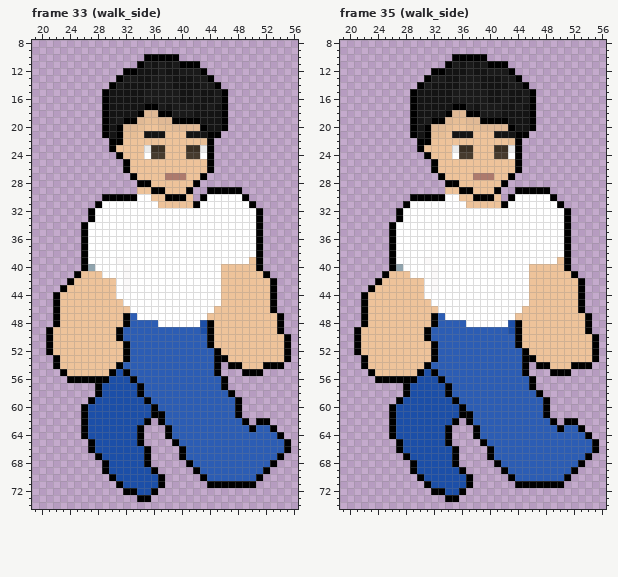
Pixel-art file: Entities/Player/resource/Character-Male.aseprite. The first picture shows the starting point.
75x75 pixels, 36 frames. Colours within 5 levels of each other are drawn and written as one. Shown: frame 33 (walk_side): x 19..56, y 8..74; frame 35 (walk_side): x 19..56, y 8..74.
After the commit:
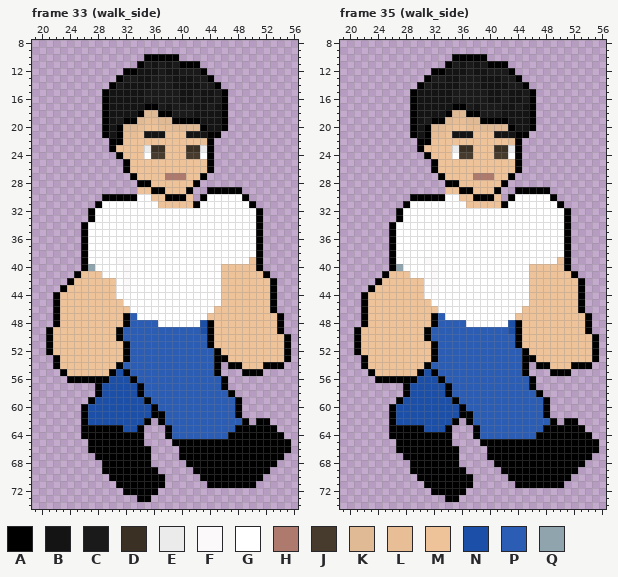
Palette (. is transparent): A #000000  B #141414  C #1a1a1a  D #3b3024  E #ebebeb  F #fbf9f9  G #ffffff  H #ad7a6d  J #473b2e  K #e0b995  L #e7be96  M #eec39a  N #1c4fa8  P #2c5db4  Q #90a4ae
Change:
Changed rows in their new state; - is an unchanged pixel.
Frame 33 (walk_side), layers "Left Leg", "Right Leg":
first column x 27:
63 AAAAA----------------AA-AA--
64 AAAAAAA-------------AAAAAAA-
65 -AAAAAA------AAAAAAAAAAAAAAA
66 -AAAAAAA------AAAAAAAAAAAAAA
67 --AAAAAA------AAAAAAAAAAAAA-
68 ---AAAAA-------AAAAAAAAAAA--
69 ---AAAAAA-------AAAAAAAAA---
70 ----AAAAAA-------AAAAAAA----
71 -----AAAAA------------------
72 -------AA-------------------
Frame 35 (walk_side), layers "Left Leg", "Right Leg":
first column x 27:
63 AAAA-----------------AA-AA--
64 AAAAAAA-------------AAAAAAA-
65 -AAAAAA------AAAAAAAAAAAAAAA
66 -AAAAAAA------AAAAAAAAAAAAAA
67 --AAAAAA------AAAAAAAAAAAAA-
68 ---AAAAA-------AAAAAAAAAAA--
69 ---AAAAAA-------AAAAAAAAA---
70 ----AAAAAA-------AAAAAAA----
71 -----AAAAA------------------
72 -------AA-------------------
Pixel boxes of the changes (left, top, right, bottom) in both pictures:
changed: (88, 425, 158, 495)
changed: (179, 425, 284, 481)
changed: (396, 425, 466, 495)
changed: (487, 425, 592, 481)
